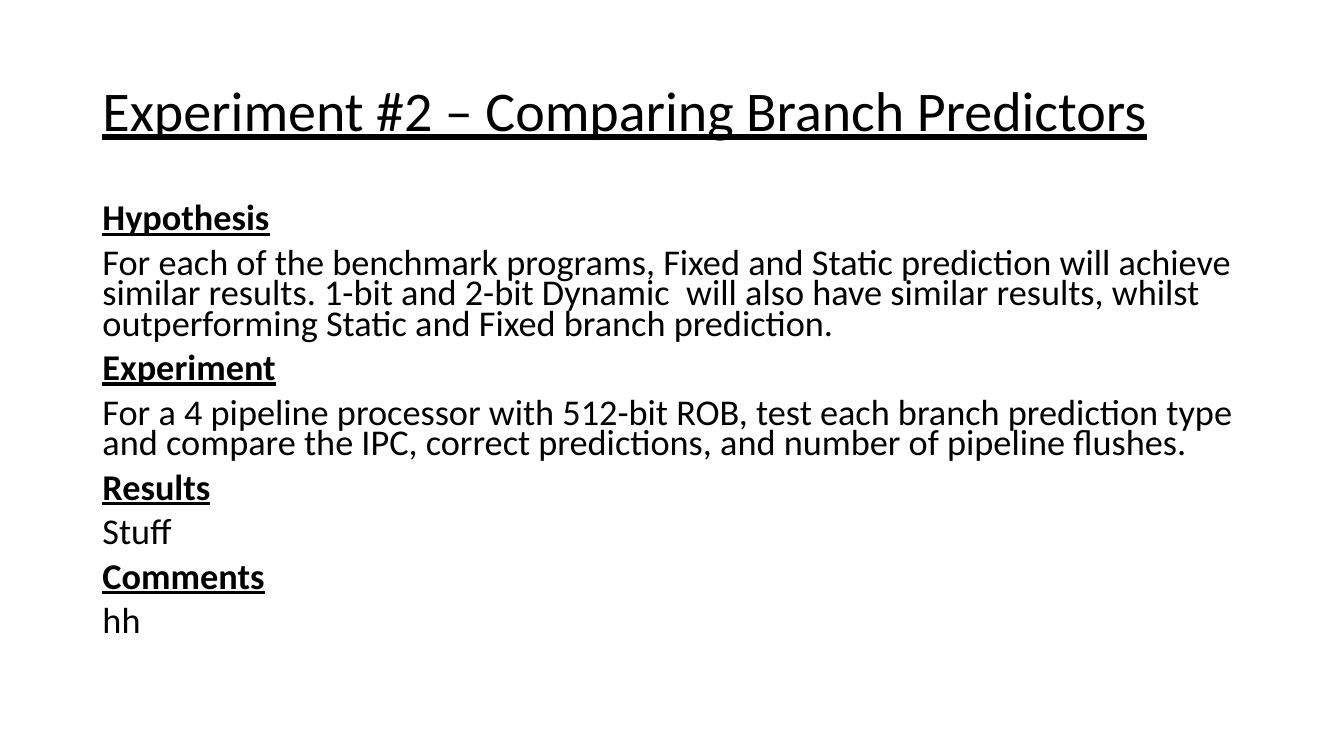
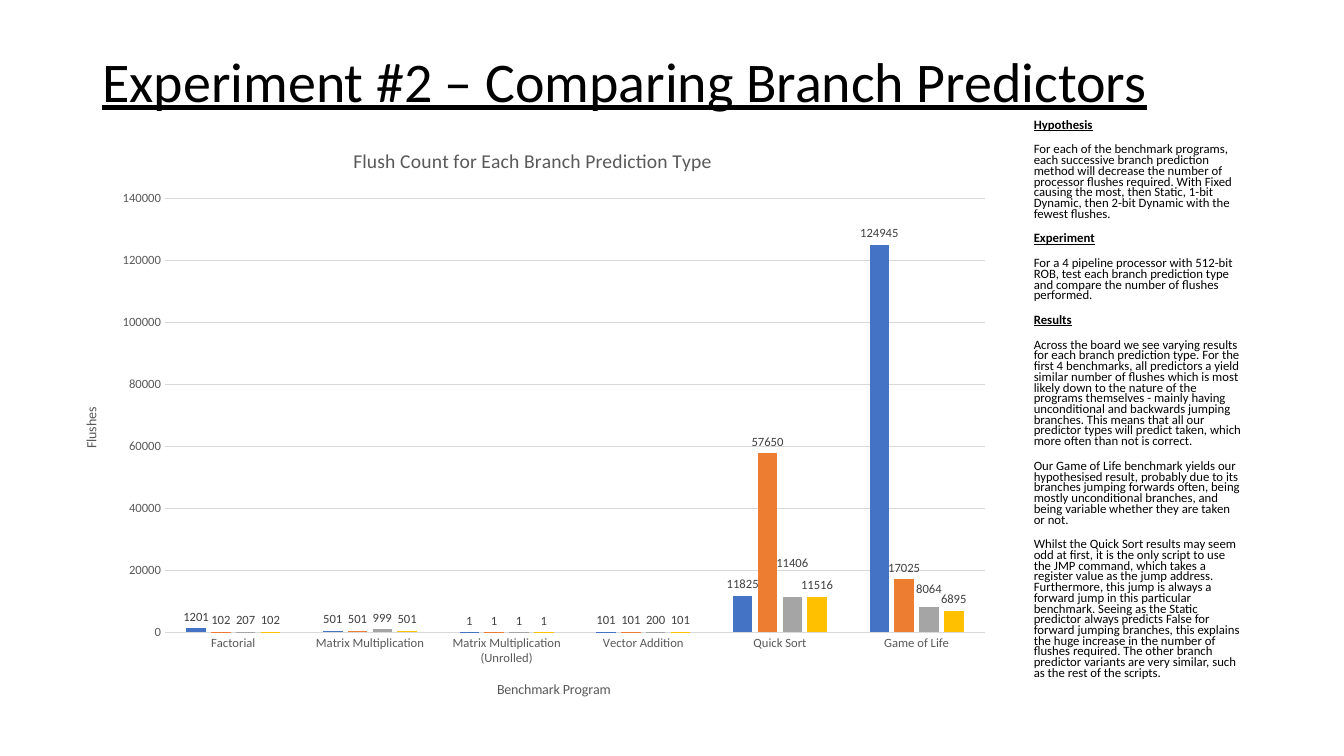
Before and after one commit to FinnWilkinson/Advanced-Computer-Architecture, a slide deck: slide 6 of Processor_Sim_Project/Additional Files/Superscalar Processor Simulator Presentation.pptx. Drawn at 1344x756 pixels with LibreOffice and Linux fonts; fonts in the diff are those of the drawing. Boxes give left, top, right and bottom in pixels: in the first picture for what was removed or moved away, otherwise in the second. Text is boxed around its words. In the diff, an @@ line names an element or a change of style, - is before the commit and + after.

```diff
--- a/Processor_Sim_Project/Additional Files/Superscalar Processor Simulator Presentation.pptx
+++ b/Processor_Sim_Project/Additional Files/Superscalar Processor Simulator Presentation.pptx
@@ title "Experiment #2 – Comparing Branch ...": place and size @@
-title "Experiment #2 – Comparing Branch ..." at [102,92,1146,141]
+title "Experiment #2 – Comparing Branch ..." at [102,63,1146,112]
@@ text "Hypothesis": place and size @@
-text "Hypothesis" at [102,204,1232,633]
+text "Hypothesis" at [1034,120,1241,679]
@@ column chart added at [62,128,1004,719] @@
+title "Flush Count for Each Branch Prediction Type "
+categories: Factorial, Matrix Multiplication, Matrix Multiplication (Unrolled), Vector Addition, Quick Sort, Game of Life
+Series 1: 1201, 501, 1, 101, 11825, 124945
+Series 2: 102, 501, 1, 101, 57650, 17025
+Series 3: 207, 999, 1, 200, 11406, 8064
+Series 4: 102, 501, 1, 101, 11516, 6895
@@ text at [1034,144,1232,218]: text changed; size 25.9 to 9.1 pt @@
-For each of the benchmark programs, Fixed and Static prediction will achieve similar results. 1-bit and 2-bit Dynamic will also have similar results, whilst outperforming Static and Fixed branch prediction.
+For each of the benchmark programs, each successive branch prediction method will decrease the number of processor flushes required. With Fixed causing the most, then Static, 1-bit Dynamic, then 2-bit Dynamic with the fewest flushes.
@@ text at [1034,120,1095,326]: size 25.9 to 9.1 pt in "Hypothesis", "Experiment", "Results" @@
@@ text at [1034,258,1232,301]: text changed; size 25.9 to 9.1 pt @@
-For a 4 pipeline processor with 512-bit ROB, test each branch prediction type and compare the IPC, correct predictions, and number of pipeline flushes.
+For a 4 pipeline processor with 512-bit ROB, test each branch prediction type and compare the number of flushes performed.
@@ text at [1034,340,1241,679]: text changed; size 25.9 to 9.1 pt; bold off @@
-Stuff
-Comments
-hh
+Across the board we see varying results for each branch prediction type. For the first 4 benchmarks, all predictors a yield similar number of flushes which is most likely down to the nature of the programs themselves - mainly having unconditional and backwards jumping branches. This means that all our predictor types will predict taken, which more often than not is correct.
+Our Game of Life benchmark yields our hypothesised result, probably due to its branches jumping forwards often, being mostly unconditional branches, and being variable whether they are taken or not.
+Whilst the Quick Sort results may seem odd at first, it is the only script to use the JMP command, which takes a register value as the jump address. Furthermore, this jump is always a forward jump in this particular benchmark. Seeing as the Static predictor always predicts False for forward jumping branches, this explains the huge increase in the number of flushes required. The other branch predictor variants are very similar, such as the rest of the scripts.
```
Also in this commit, not shown: 2 other slides changed, 27 other files.
